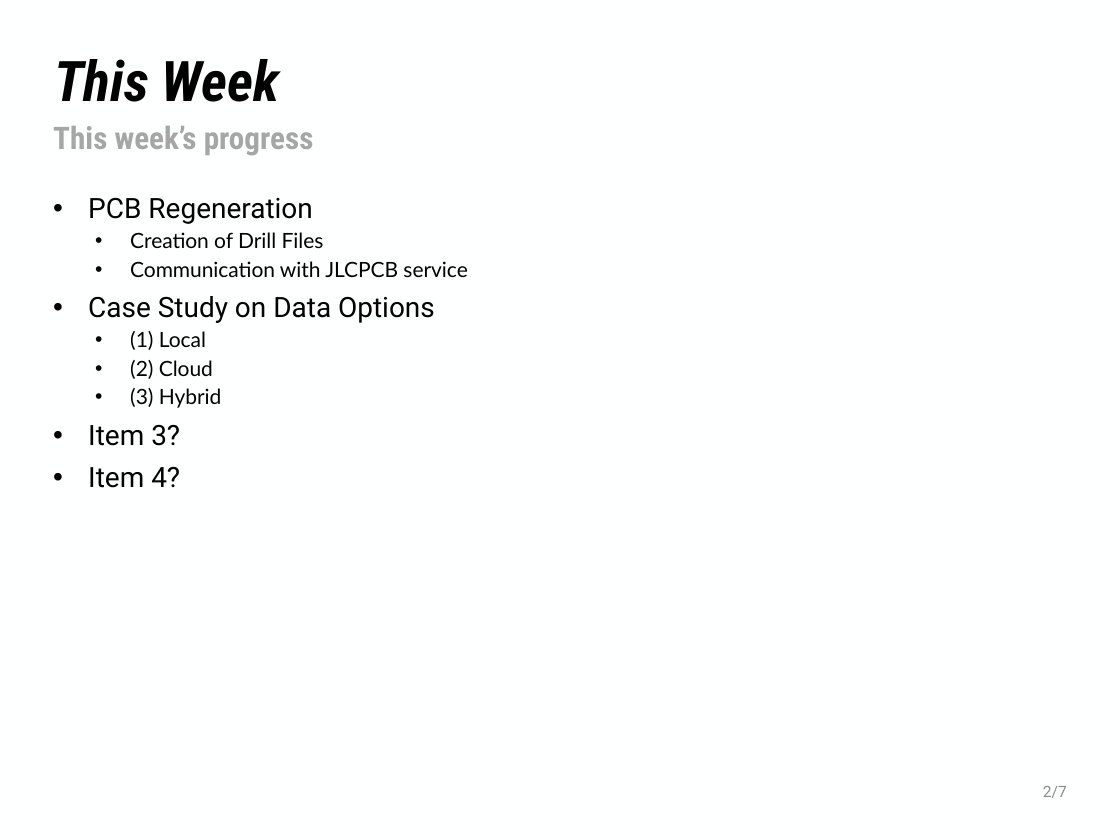
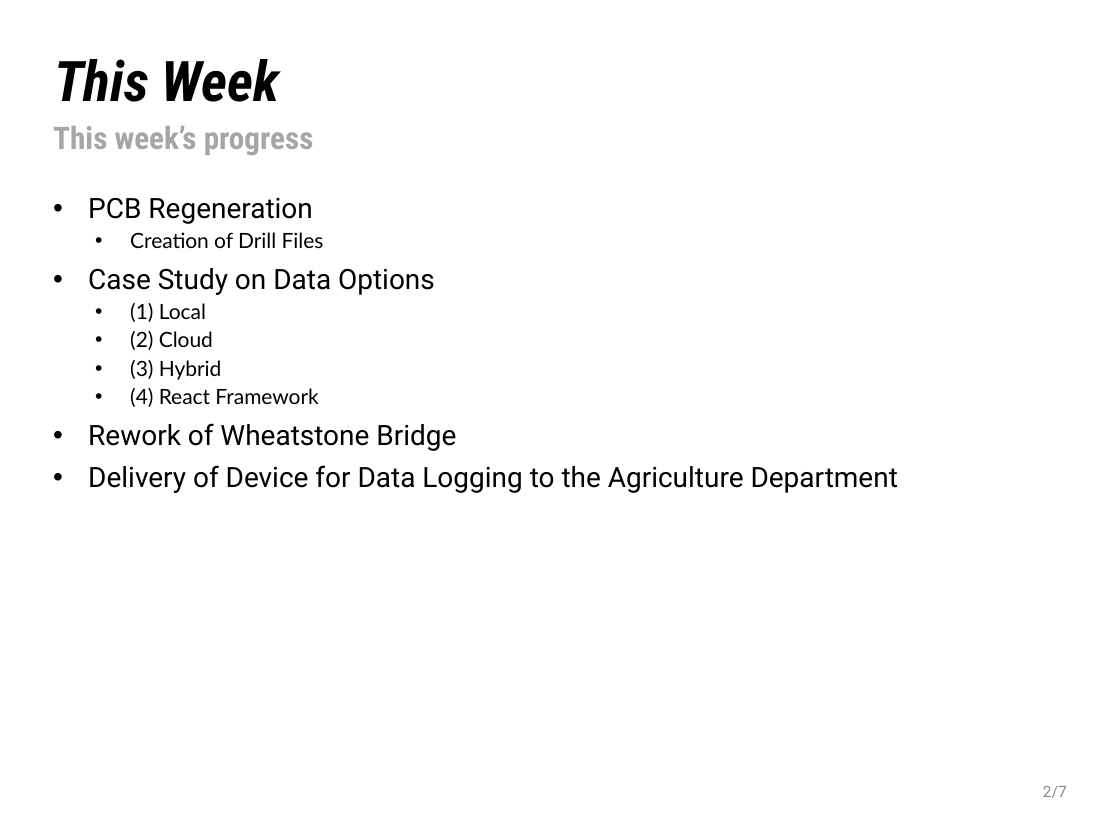
Before and after one commit to NHuang58/Biomedical_Device_PCB, a slide deck: slide 2 of Documentation/Slides/Week_16.pptx. Drawn at 1120x840 pixels with LibreOffice and Linux fonts; fonts in the diff are those of the drawing; background and template pictures are left out. Boxes give left, top, right and bottom in pixels: in the first picture for what was removed or moved away, otherwise in the second. Text is boxed around its words. In the diff, an @@ line names an element or a change of style, - is before the commit and + after.

```diff
--- a/Documentation/Slides/Week_16.pptx
+++ b/Documentation/Slides/Week_16.pptx
@@ text at (130, 261, 467, 277): paragraph removed @@
-  • Communication with JLCPCB service
@@ text at (88, 388, 898, 493): text changed @@
-• Item 3?
-• Item 4?
+  • (4) React Framework
+• Rework of Wheatstone Bridge
+• Delivery of Device for Data Logging to the Agriculture Department
```
Also in this commit, not shown: 3 other slides changed, 5 slides added, 1 slide removed, 5 other files.
